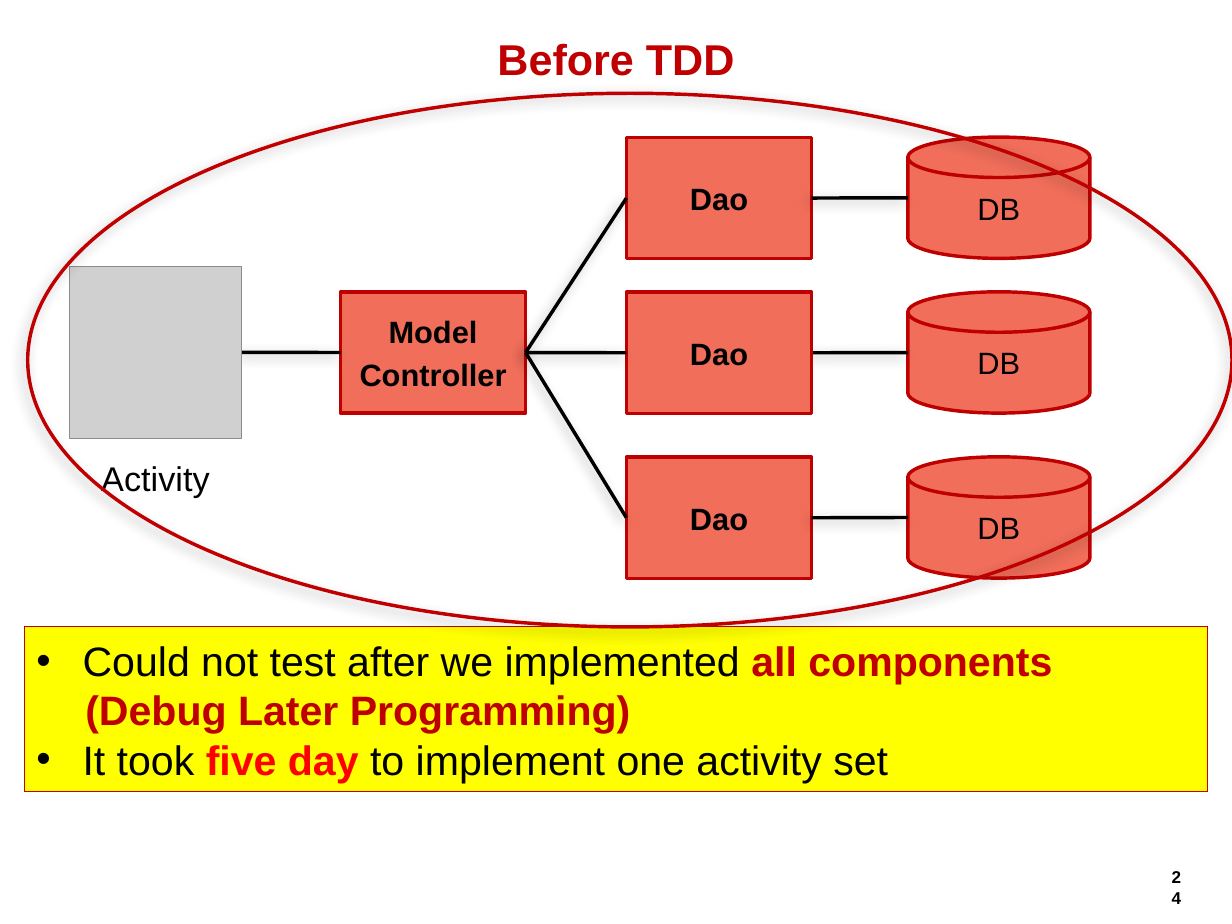
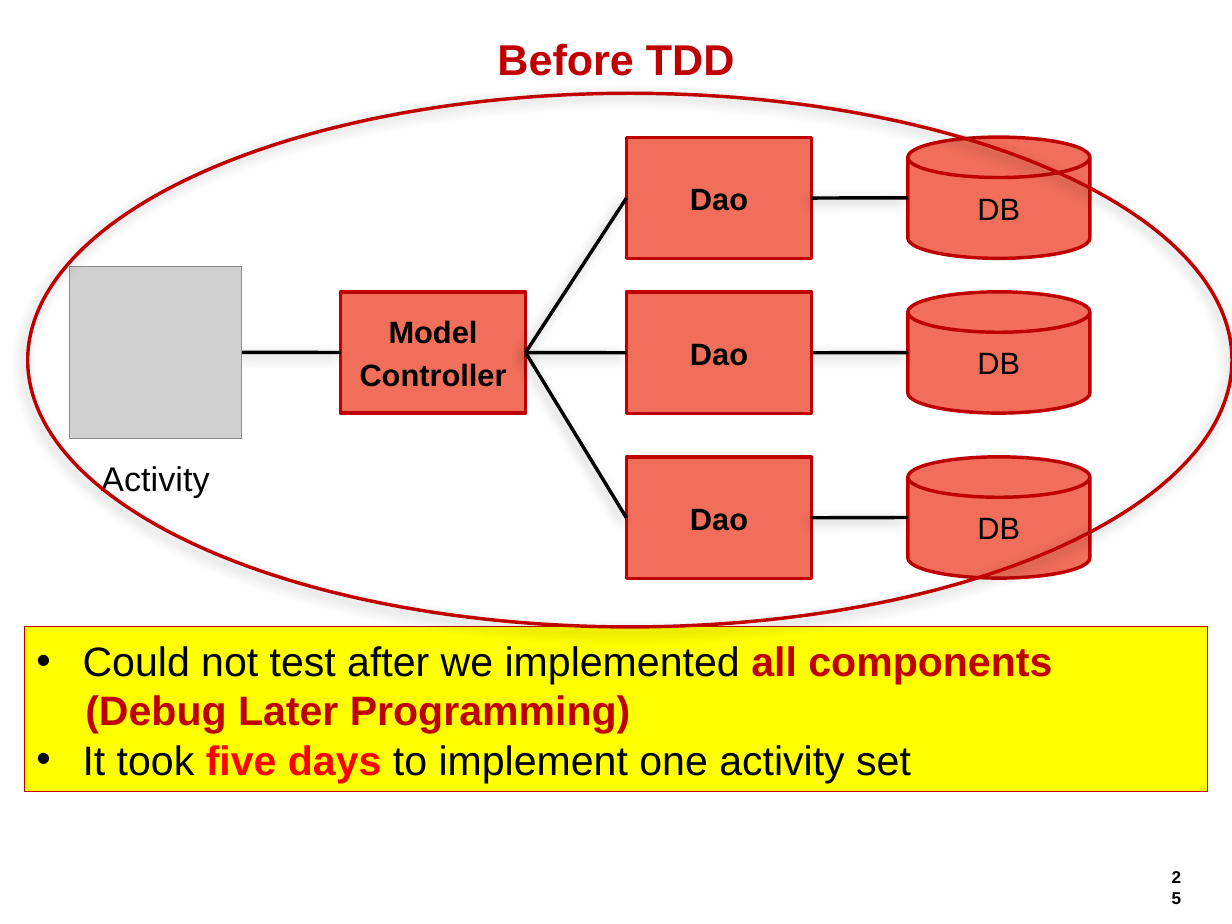
Before and after one commit to hageyahhoo/agile2014, a slide deck: slide 25 of presentations/TechnologyDrivenDevelopment.pptx (slide 24 before the commit). Drawn at 1232x924 pixels with LibreOffice and Linux fonts; fonts in the diff are those of the drawing; grey boxes stand for pictures; background and template pictures are left out. Boxes give left, top, right and bottom in pixels: in the first picture for what was removed or moved away, otherwise in the second. Text is boxed around its words. In the diff, an @@ line names an element or a change of style, - is before the commit and + after.

```diff
--- a/presentations/TechnologyDrivenDevelopment.pptx
+++ b/presentations/TechnologyDrivenDevelopment.pptx
@@ text in rectangle at [83, 745, 911, 783]: text changed @@
-• It took five day to implement one activity set
+• It took five days to implement one activity set
@@ page number at [1159, 861, 1194, 894]: text changed @@
-24
+25
```
Also in this commit, not shown: 12 other slides changed, 1 slide added.
